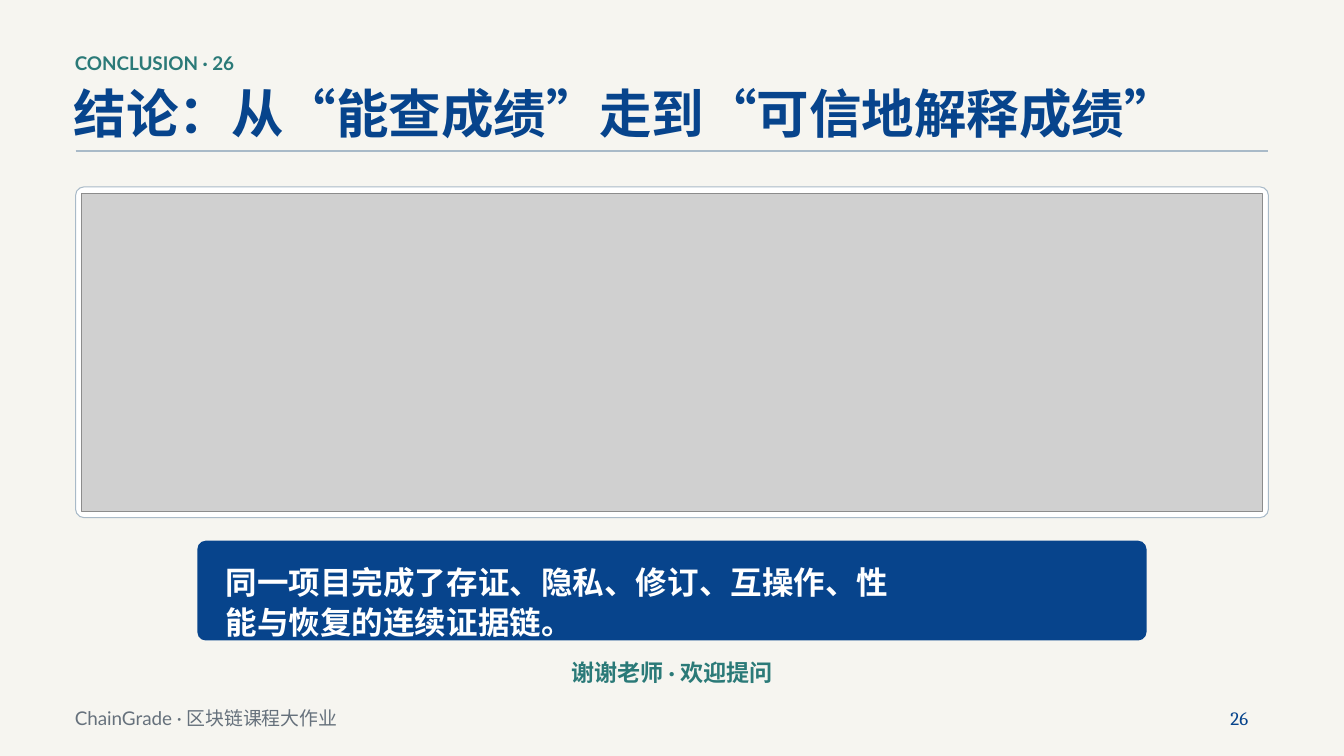
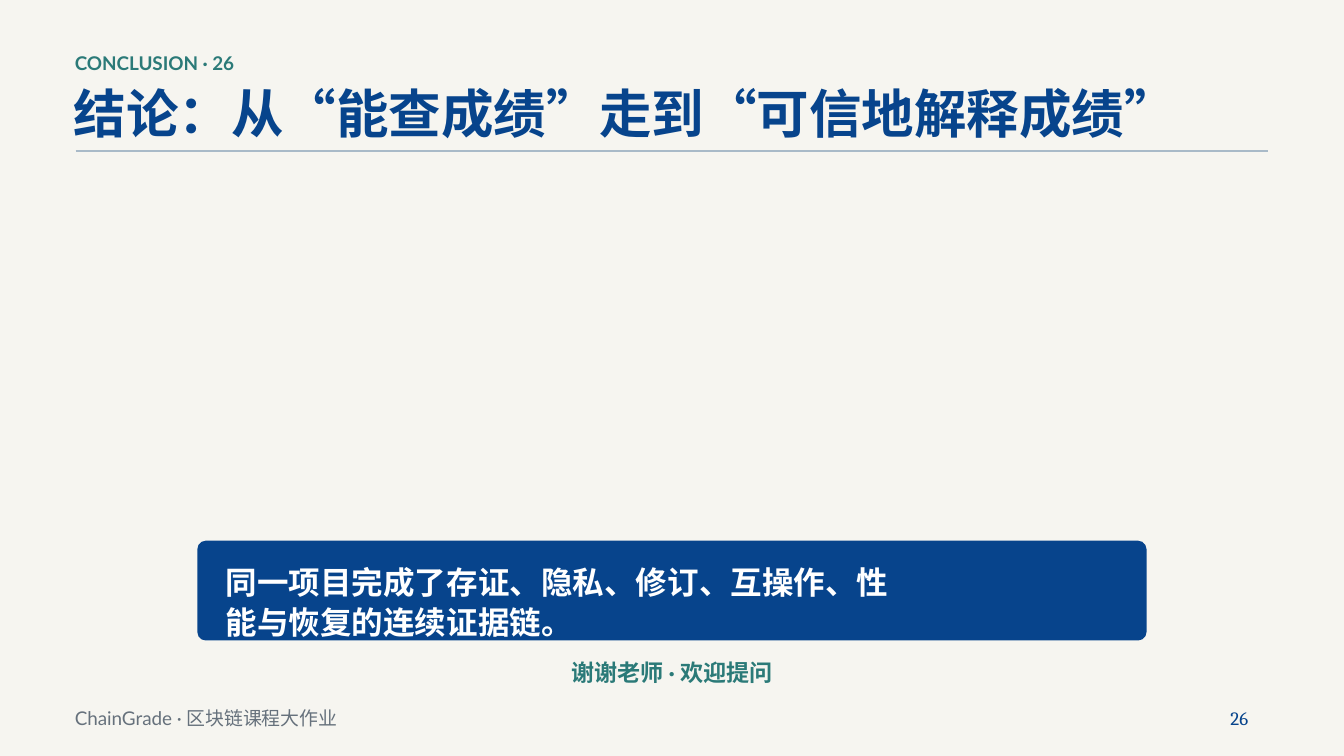
Before and after one commit to ytq0198/Echoes-of-the-Chain, a slide deck: slide 26 of deliverables/course/ChainGrade_课程答辩_重制版.pptx. Drawn at 1344x756 pixels with LibreOffice and Linux fonts; fonts in the diff are those of the drawing; grey boxes stand for pictures; background and template pictures are left out. Boxes give left, top, right and bottom in pixels: in the first picture for what was removed or moved away, otherwise in the second. Text is boxed around its words. In the diff, an @@ line names an element or a change of style, - is before the commit and + after.

```diff
--- a/deliverables/course/ChainGrade_课程答辩_重制版.pptx
+++ b/deliverables/course/ChainGrade_课程答辩_重制版.pptx
@@ rounded rectangle removed at (76,187,1268,517) @@
@@ picture removed at (82,194,1262,512) @@
```
Also in this commit, not shown: 4 other slides changed, 4 other files.
